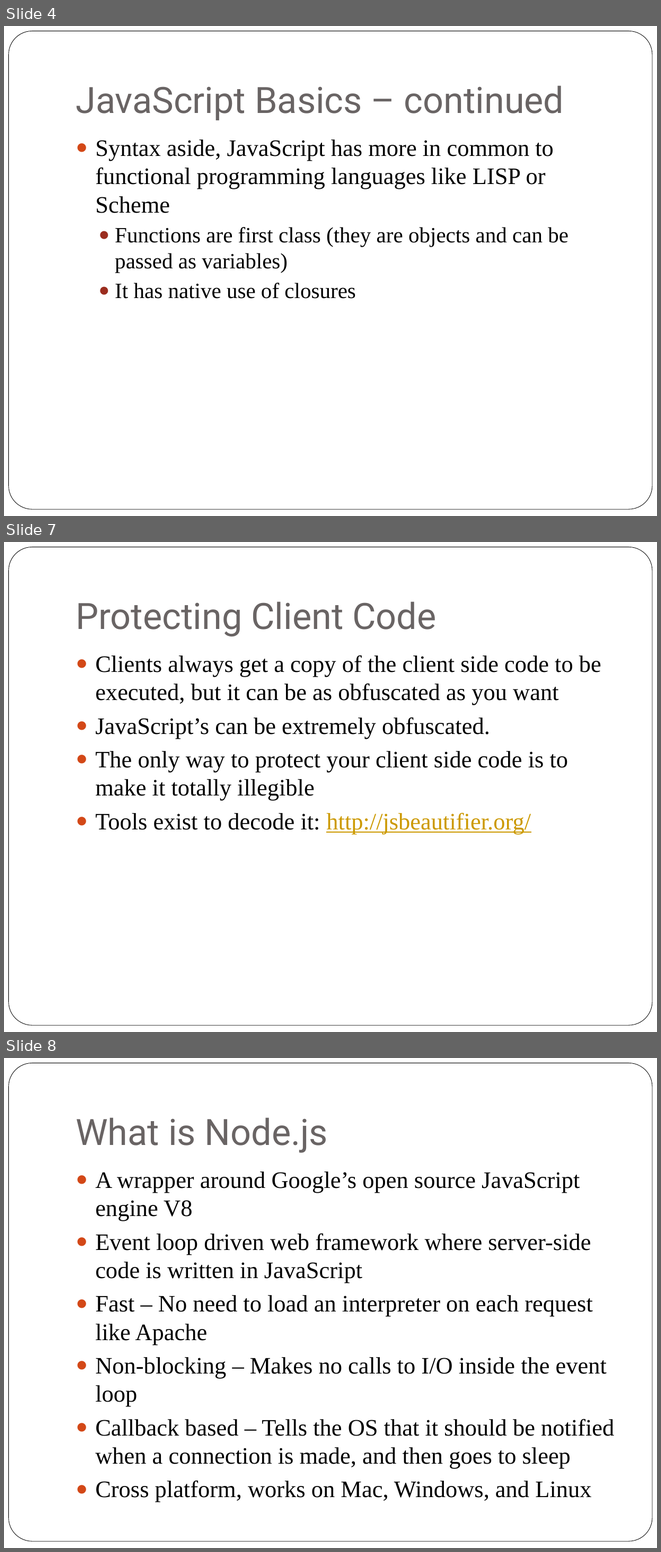
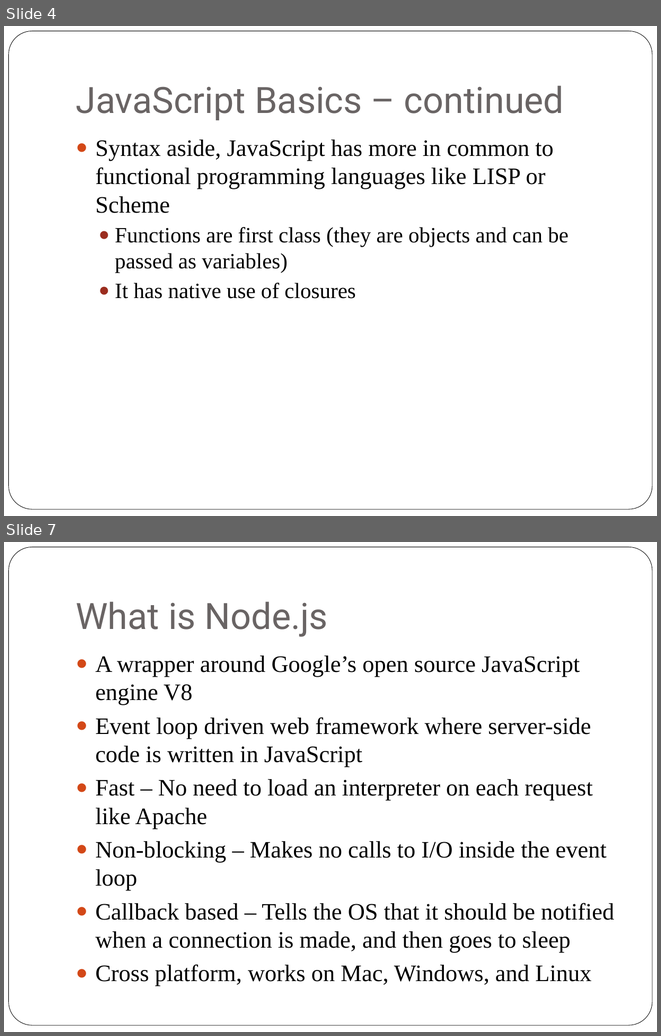
Before and after one commit to ZECTBynmo/SnackBot, a slide deck: SnackBot.pptx. Shown one above the other, each under a label of ours: slides 4, 7 and 8 before the commit, slides 4 and 7 after it; the slides between them are not shown. The pictures are 661x1552 and 661x1036 pixels, drawn with LibreOffice and Linux fonts; fonts in the diff are those of the drawing. Boxes give left, top, right and bottom in pixels: in the first picture for what was removed or moved away, otherwise in the second. Text is boxed around its words. In the diff, an @@ line names an element or a change of style, - is before the commit and + after.

```diff
--- a/SnackBot.pptx
+++ b/SnackBot.pptx
@@ slide 7 removed at [4,542,657,1032], background #FFFFFF; not listed: 1 template element that a slide beside it also shows @@
@@ title removed at [76,601,436,636] @@
-Protecting Client Code
@@ text removed at [95,655,601,834] @@
-● Clients always get a copy of the client side code to be executed, but it can be as obfuscated as you want
-● JavaScript’s can be extremely obfuscated.
-● The only way to protect your client side code is to make it totally illegible
-● Tools exist to decode it: http://jsbeautifier.org/
@@ what was slide 8 is now slide 7 @@
```
Also in this commit, not shown: 7 slides changed, 3 slides added, 1 other slide removed.
